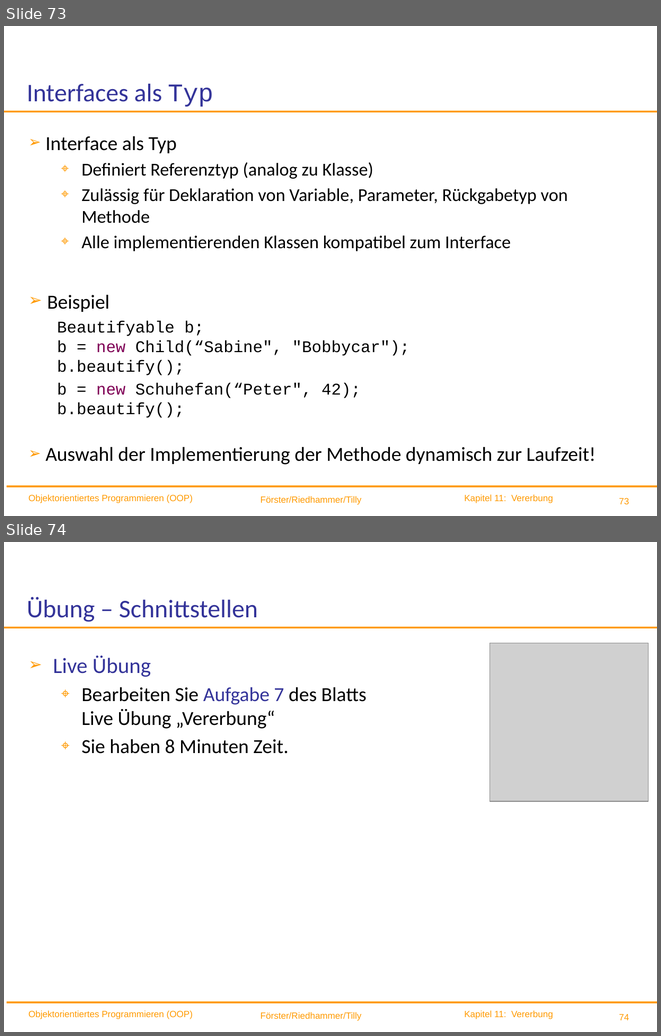
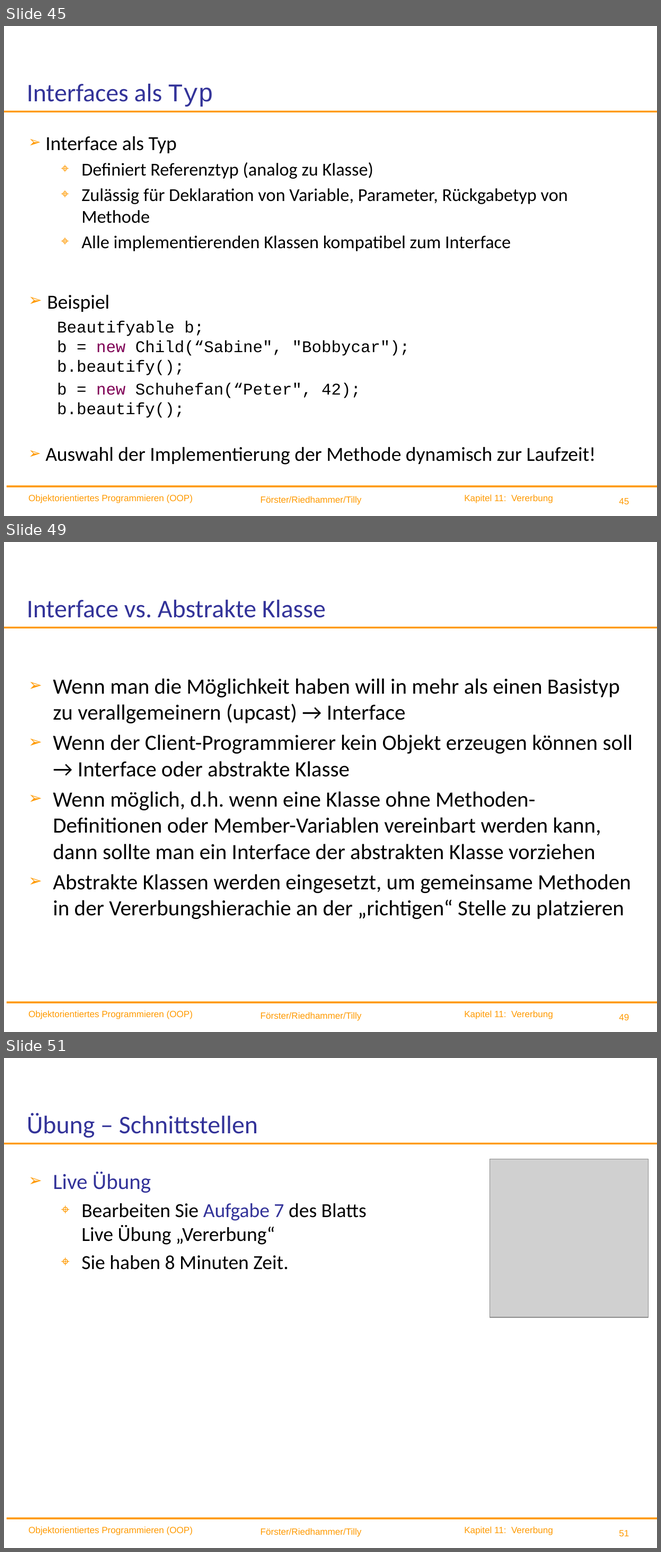
Before and after one commit to ingexue/hsro-wif-oop.github.io, a slide deck: 11-vererbung/vererbung.pptx. Shown one above the other, each under a label of ours: slides 73 and 74 before the commit, slides 45, 49 and 51 after it; the slides between them are not shown. The pictures are 661x1036 and 661x1552 pixels, drawn with LibreOffice and Linux fonts; fonts in the diff are those of the drawing; grey boxes stand for pictures; background and template pictures are left out. Boxes give left, top, right and bottom in pixels: in the first picture for what was removed or moved away, otherwise in the second. Text is boxed around its words. In the diff, an @@ line names an element or a change of style, - is before the commit and + after.

```diff
--- a/11-vererbung/vererbung.pptx
+++ b/11-vererbung/vererbung.pptx
@@ slide 49 added at [4, 542, 657, 1032], background #FFFFFF; not listed: 6 template elements that a slide beside it also shows @@
@@ title added at [27, 599, 326, 618], 28 pt, text #333399 @@
+Interface vs. Abstrakte Klasse
@@ text added at [53, 678, 633, 919], 24 pt, text #000000 @@
+➢ Wenn man die Möglichkeit haben will in mehr als einen Basistyp zu verallgemeinern (upcast) → Interface
+➢ Wenn der Client-Programmierer kein Objekt erzeugen können soll → Interface oder abstrakte Klasse
+➢ Wenn möglich, d.h. wenn eine Klasse ohne Methoden-Definitionen oder Member-Variablen vereinbart werden kann, dann sollte man ein Interface der abstrakten Klasse vorziehen
+➢ Abstrakte Klassen werden eingesetzt, um gemeinsame Methoden in der Vererbungshierachie an der „richtigen“ Stelle zu platzieren
@@ what was slide 73 is now slide 45 @@
@@ page number at [619, 498, 629, 504]: text changed @@
-73
+45
@@ what was slide 74 is now slide 51 @@
@@ page number at [619, 1530, 629, 1536]: text changed @@
-74
+51
```
Also in this commit, not shown: 11 slides changed, 10 other slides added, 34 slides removed, 11 other files.
